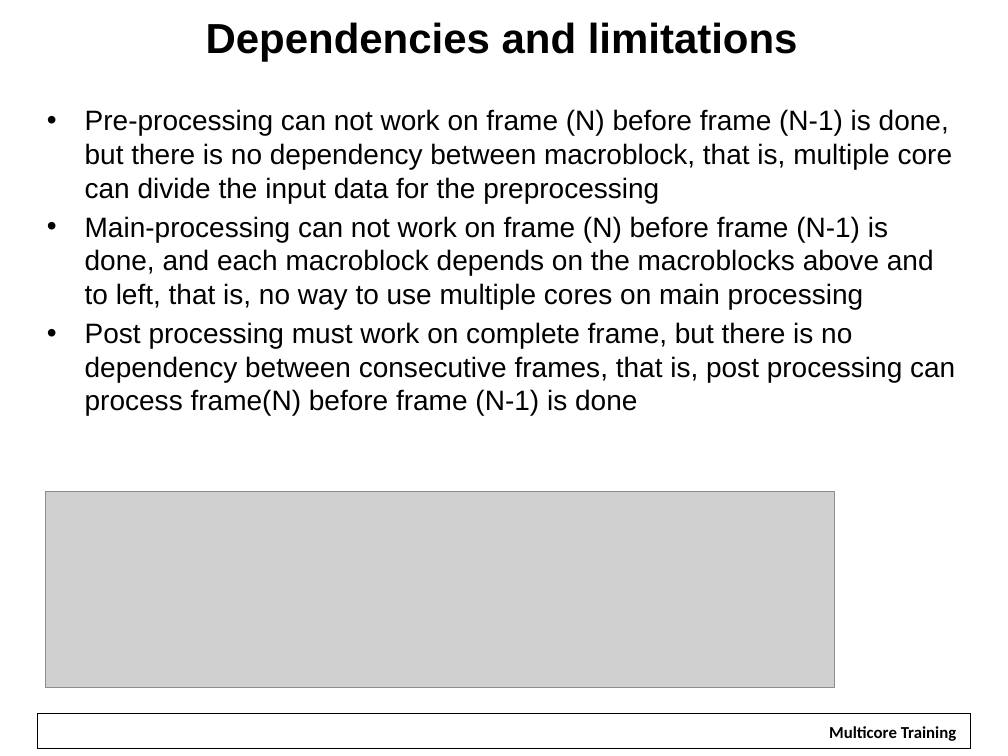
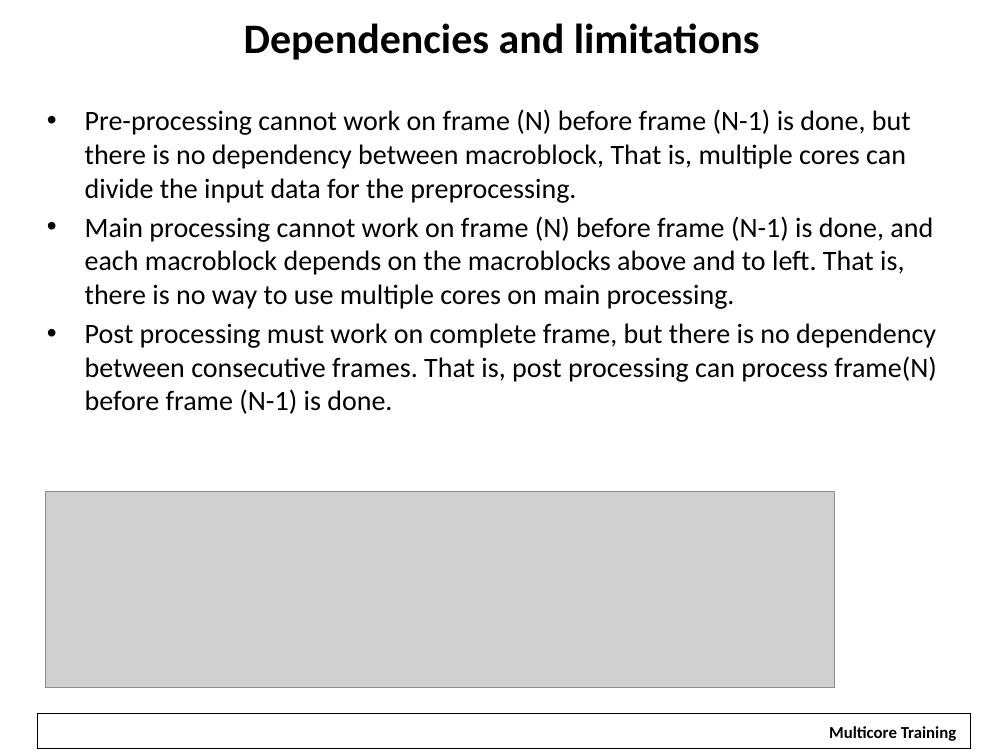
Before and after one commit to hari1989/keystone-workshop, a slide deck: slide 25 of slides/KeyStone Multicore Design.pptx. Drawn at 1008x756 pixels with LibreOffice and Linux fonts; fonts in the diff are those of the drawing; grey boxes stand for pictures; background and template pictures are left out. Boxes give left, top, right and bottom in pixels: in the first picture for what was removed or moved away, otherwise in the second. Text is boxed around its words. In the diff, an @@ line names an element or a change of style, - is before the commit and + after.

```diff
--- a/slides/KeyStone Multicore Design.pptx
+++ b/slides/KeyStone Multicore Design.pptx
@@ title "Dependencies and limitations" at [244, 23, 760, 60]: font Arial to Calibri @@
@@ text at [85, 109, 937, 414]: text changed; font Arial to Calibri @@
-• Pre-processing can not work on frame (N) before frame (N-1) is done, but there is no dependency between macroblock, that is, multiple core can divide the input data for the preprocessing
-• Main-processing can not work on frame (N) before frame (N-1) is done, and each macroblock depends on the macroblocks above and to left, that is, no way to use multiple cores on main processing
-• Post processing must work on complete frame, but there is no dependency between consecutive frames, that is, post processing can process frame(N) before frame (N-1) is done
+• Pre-processing cannot work on frame (N) before frame (N-1) is done, but there is no dependency between macroblock, That is, multiple cores can divide the input data for the preprocessing.
+• Main processing cannot work on frame (N) before frame (N-1) is done, and each macroblock depends on the macroblocks above and to left. That is, there is no way to use multiple cores on main processing.
+• Post processing must work on complete frame, but there is no dependency between consecutive frames. That is, post processing can process frame(N) before frame (N-1) is done.
```
Also in this commit, not shown: 50 other slides changed, 2 other files.
